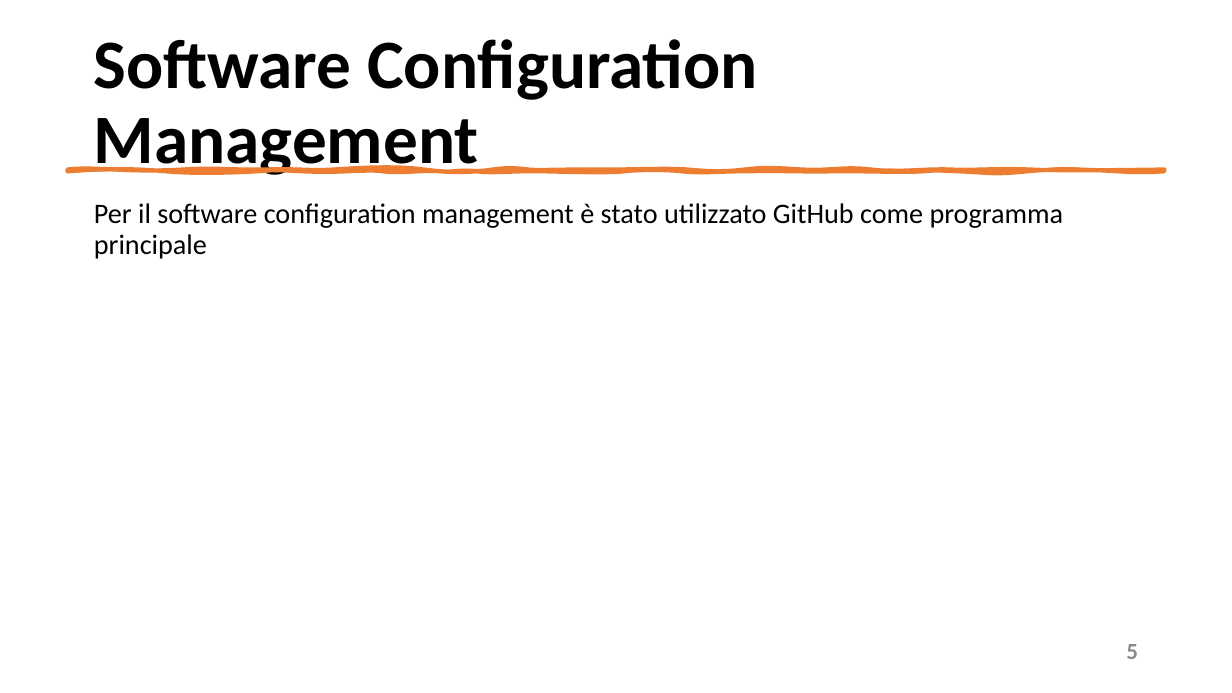
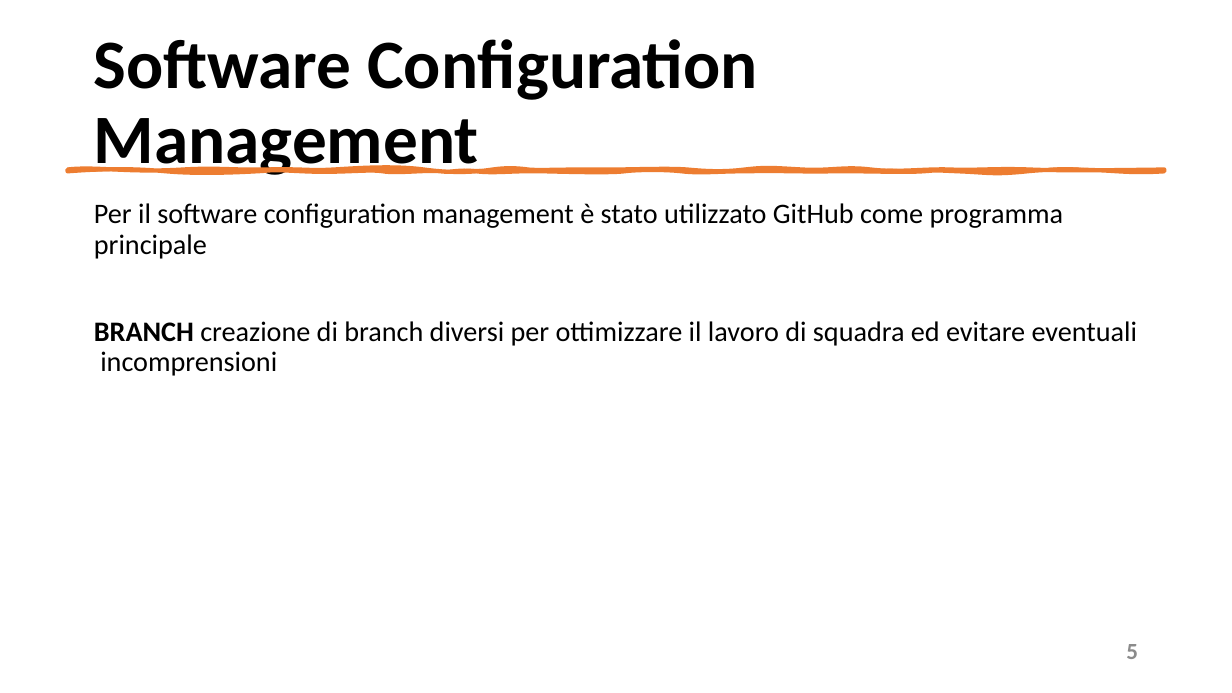
Before and after one commit to mangilimatteo/Progetto_Ingegneria_Software_Cattaneo_Mangili_Saini, a slide deck: slide 5 of Presentazione_Progetto.pptx. Drawn at 1232x693 pixels with LibreOffice and Linux fonts; fonts in the diff are those of the drawing. Boxes give left, top, right and bottom in pixels: in the first picture for what was removed or moved away, otherwise in the second. Text is boxed around its words. In the diff, an @@ line names an element or a change of style, - is before the commit and + after.

```diff
--- a/Presentazione_Progetto.pptx
+++ b/Presentazione_Progetto.pptx
@@ text at (x1=94, y1=321, x2=1138, y2=376): paragraph added @@
+BRANCH creazione di branch diversi per ottimizzare il lavoro di squadra ed evitare eventuali incomprensioni
```
Also in this commit, not shown: 1 other slide changed.
